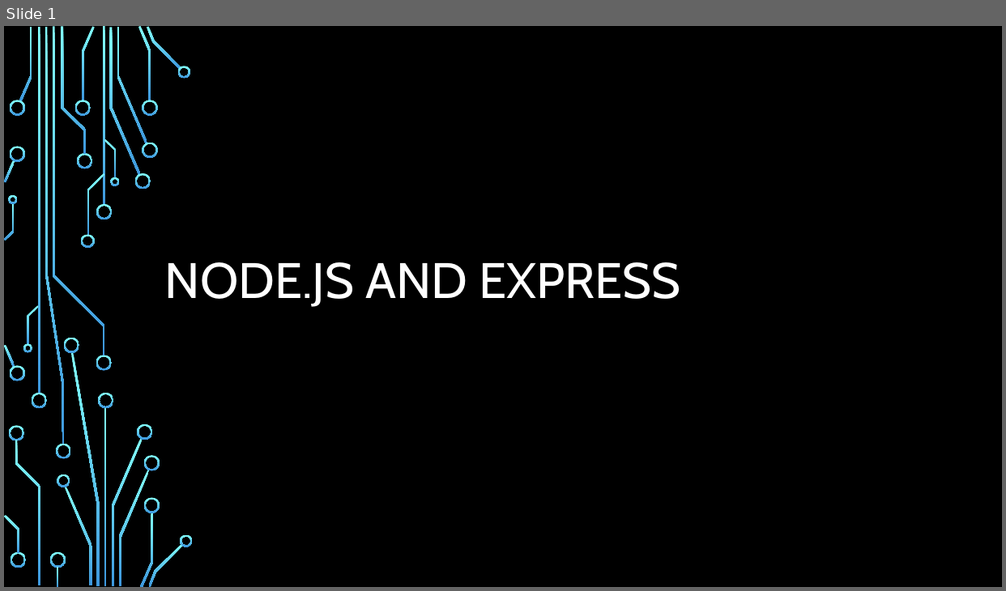
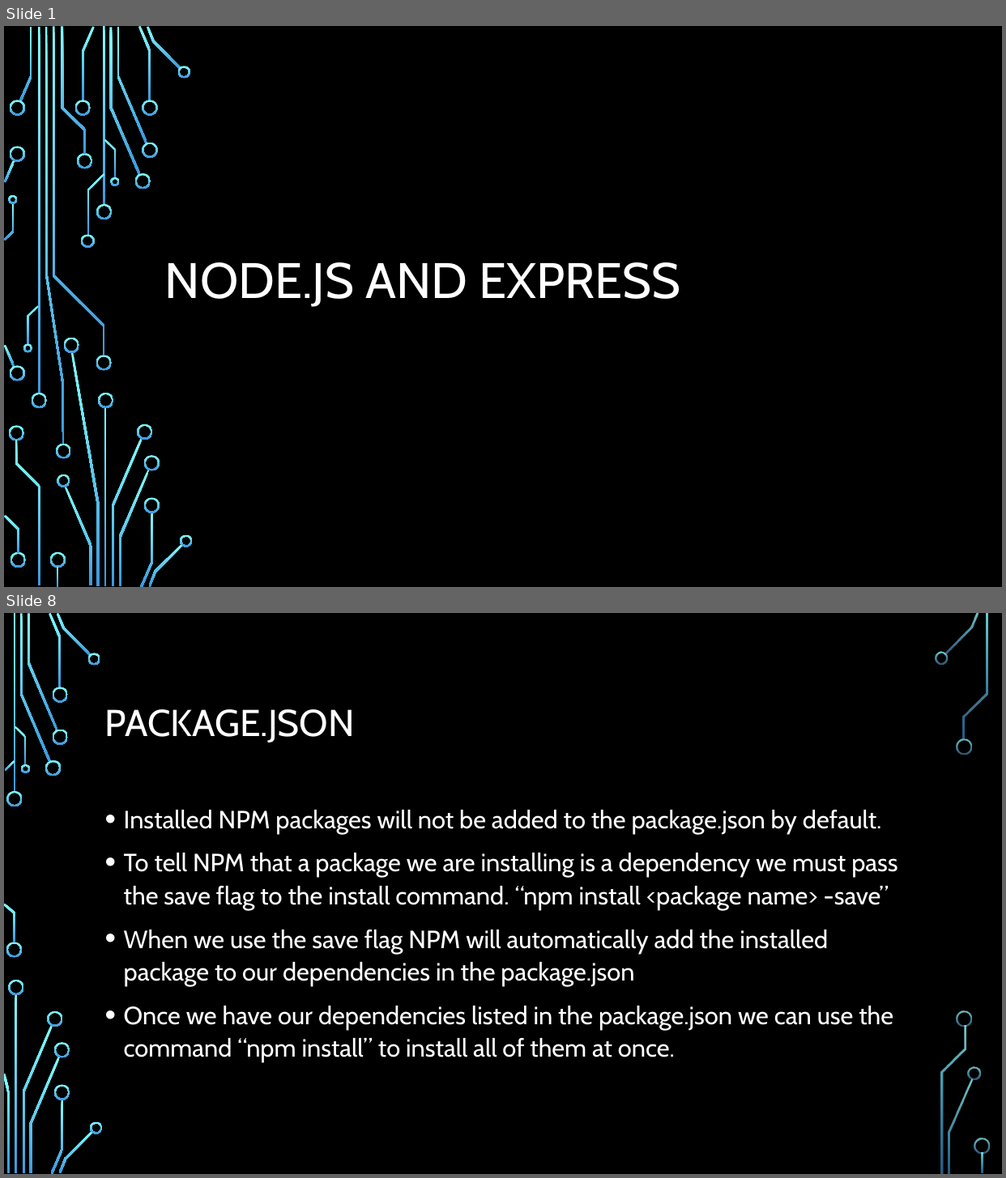
Before and after one commit to aliceroherty/ResearchProject, a slide deck: Presentation/Node.pptx. Shown one above the other, each under a label of ours: slide 1 before the commit, slides 1 and 8 after it; the slides between them are not shown. The pictures are 1006x591 and 1006x1178 pixels, drawn with LibreOffice and Linux fonts; fonts in the diff are those of the drawing; background and template pictures are left out. Boxes give left, top, right and bottom in pixels: in the first picture for what was removed or moved away, otherwise in the second. Text is boxed around its words. In the diff, an @@ line names an element or a change of style, - is before the commit and + after.

```diff
--- a/Presentation/Node.pptx
+++ b/Presentation/Node.pptx
@@ slide 8 added at [4,613,1002,1174], background picture (left out) @@
@@ title added at [105,709,355,743], 36 pt, text #FFFFFF @@
+PACKAGE.JSON
@@ text added at [124,810,897,1063], 24 pt, text #FFFFFF @@
+• Installed NPM packages will not be added to the package.json by default.
+• To tell NPM that a package we are installing is a dependency we must pass the save flag to the install command. “npm install <package name> -save”
+• When we use the save flag NPM will automatically add the installed package to our dependencies in the package.json
+• Once we have our dependencies listed in the package.json we can use the command “npm install” to install all of them at once.
@@ group added at [4,613,990,1174]: 33 freeform shapes, 3 rectangles @@
```
Also in this commit, not shown: 7 slides changed, 28 other slides added, 1 slide removed, 41 other files.
